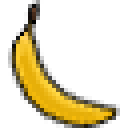
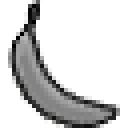
Two versions of the same layered image (128×128). Layer-by-layer changes:
added layer "Layer 2 copy" above "Layer 2" over [8, 0, 120, 128]
